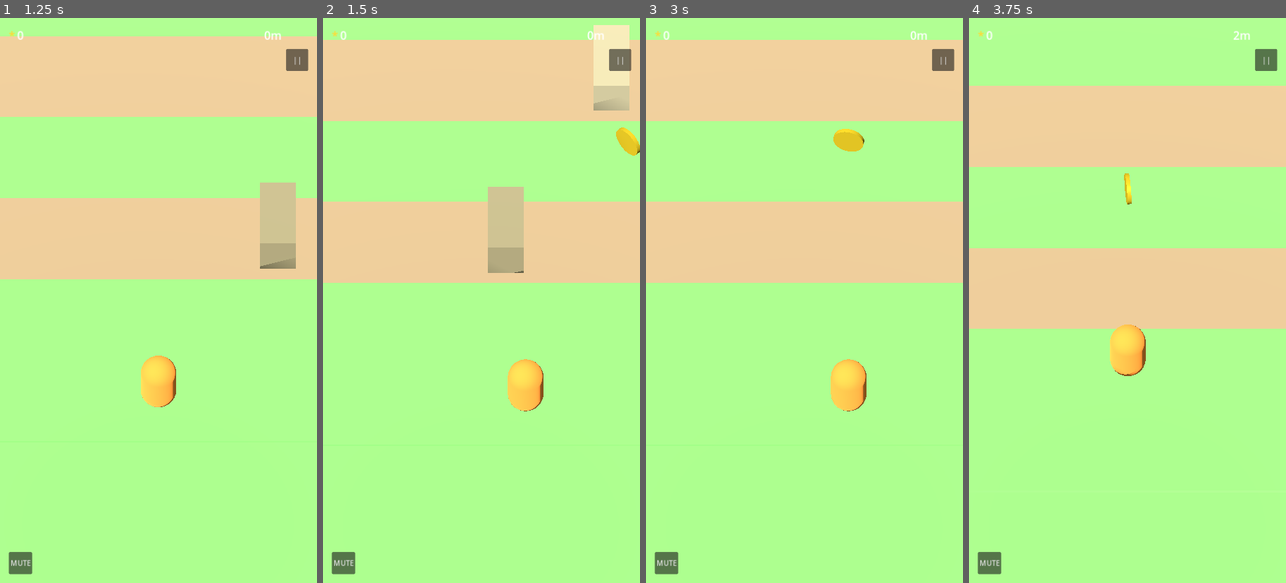
Above: before the commit, frames 1-4 (left to right).
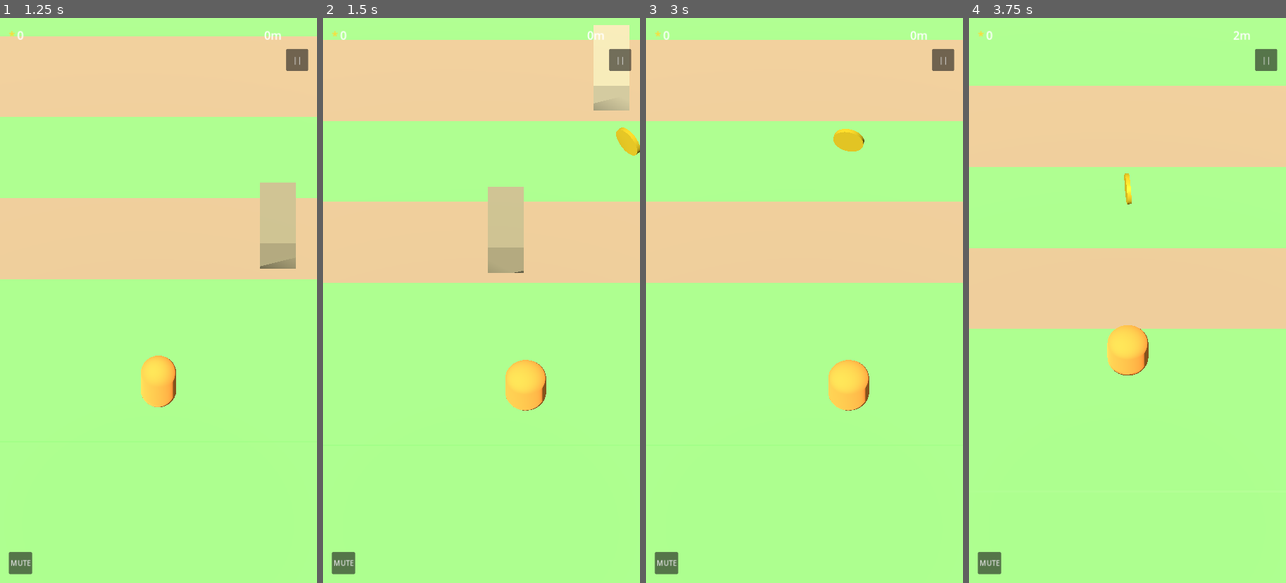
Above: after the commit, the same moments.

Repository: syhuinc/mad-world-dino
Game: Godot game, scene res://scenes/Main.tscn
Same seed, same stepped clock (60 frames per second), same inputs: the game is played once before the commit and once after it.
Inputs (mouse positions are in pixels of both pictures, inside the frame that each line leads up to):
- Up to frame 1 (1.25 s): click "PLAY" at 0.5 s
- Up to frame 2 (1.5 s): tap Enter at 1.25 s; move the mouse to (551, 272) at 1.27 s; hold Right (ui_right) from 1.28 s (still down); click (551, 272) at 1.42 s
- Up to frame 3 (3 s): move the mouse to (741, 328) at 2.02 s; release Right (ui_right) at 2.03 s; hold Down (ui_down) 2.03-2.78 s; move the mouse to (836, 176) at 2.77 s; hold Right (ui_right) from 2.78 s (still down)
- Up to frame 4 (3.75 s): move the mouse to (1111, 413) at 3.52 s; release Right (ui_right) at 3.53 s; hold Up (ui_up) from 3.53 s (still down); click (1111, 413) at 3.67 s

Frame 1 is identical in both runs. In frame 2, 0.2% of the frame differs, in the area x 57-71%, y 60-70%; in frame 3, 0.2%; in frame 4, 0.2%, in the area x 43-57%, y 54-64%.

Commit message:
Fix hop squash-stretch to match convention (stretch at apex)
Verified via rendering: the previous formula stretched the player
mesh at ground contact (t=0/1) and was neutral at the apex, backwards
from the usual squash-and-stretch convention. Now it stretches at the
top of the hop arc and does a quick squash-then-recover on landing.

Also confirmed by direct rendering: river lanes (water + croc
platforms) and rare dino lanes (T-Rex/Spinosaurus dominating most of
the lane width) both look correct.

Co-Authored-By: Claude Sonnet 5 <noreply@anthropic.com>
Claude-Session: https://claude.ai/code/session_01JXumaCMtYsBuuYGGebf1B7

Diff:
--- a/scripts/Player.gd
+++ b/scripts/Player.gd
@@ -121,17 +121,19 @@
 		hop_elapsed += delta
 		var t = clamp(hop_elapsed / HOP_TIME, 0.0, 1.0)
 		var pos = hop_from.lerp(hop_to, t)
-		pos.y = sin(t * PI) * HOP_HEIGHT
+		var height_phase = sin(t * PI)
+		pos.y = height_phase * HOP_HEIGHT
 		global_position = pos
-		var stretch = 1.0 + abs(cos(t * PI)) * 0.25
+		var stretch = 1.0 + height_phase * 0.25
 		_mesh.scale = Vector3(1.0 / sqrt(stretch), stretch, 1.0 / sqrt(stretch))
 		if t >= 1.0:
 			is_hopping = false
 			global_position = hop_to
-			_mesh.scale = Vector3.ONE
+			_mesh.scale = Vector3(1.25, 0.72, 1.25)
 			_check_landing()
 			_spawn_landing_puff()
 	else:
+		_mesh.scale = _mesh.scale.lerp(Vector3.ONE, clamp(delta * 10.0, 0.0, 1.0))
 		_check_resting()
 
 func _spawn_landing_puff() -> void:
